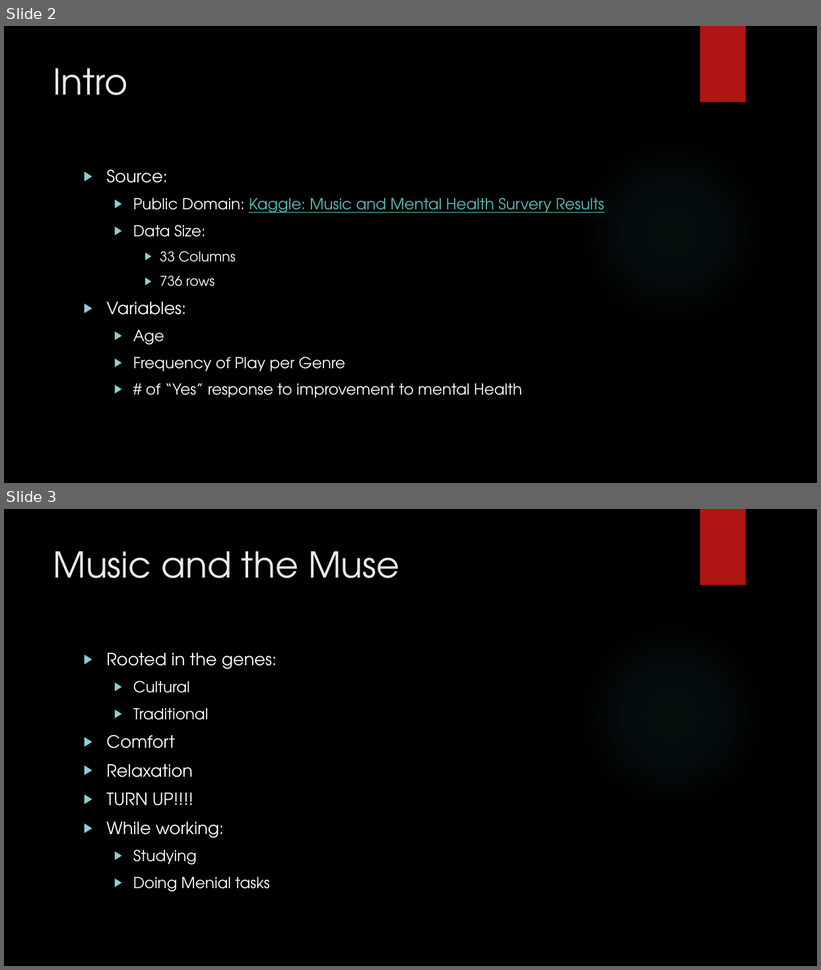
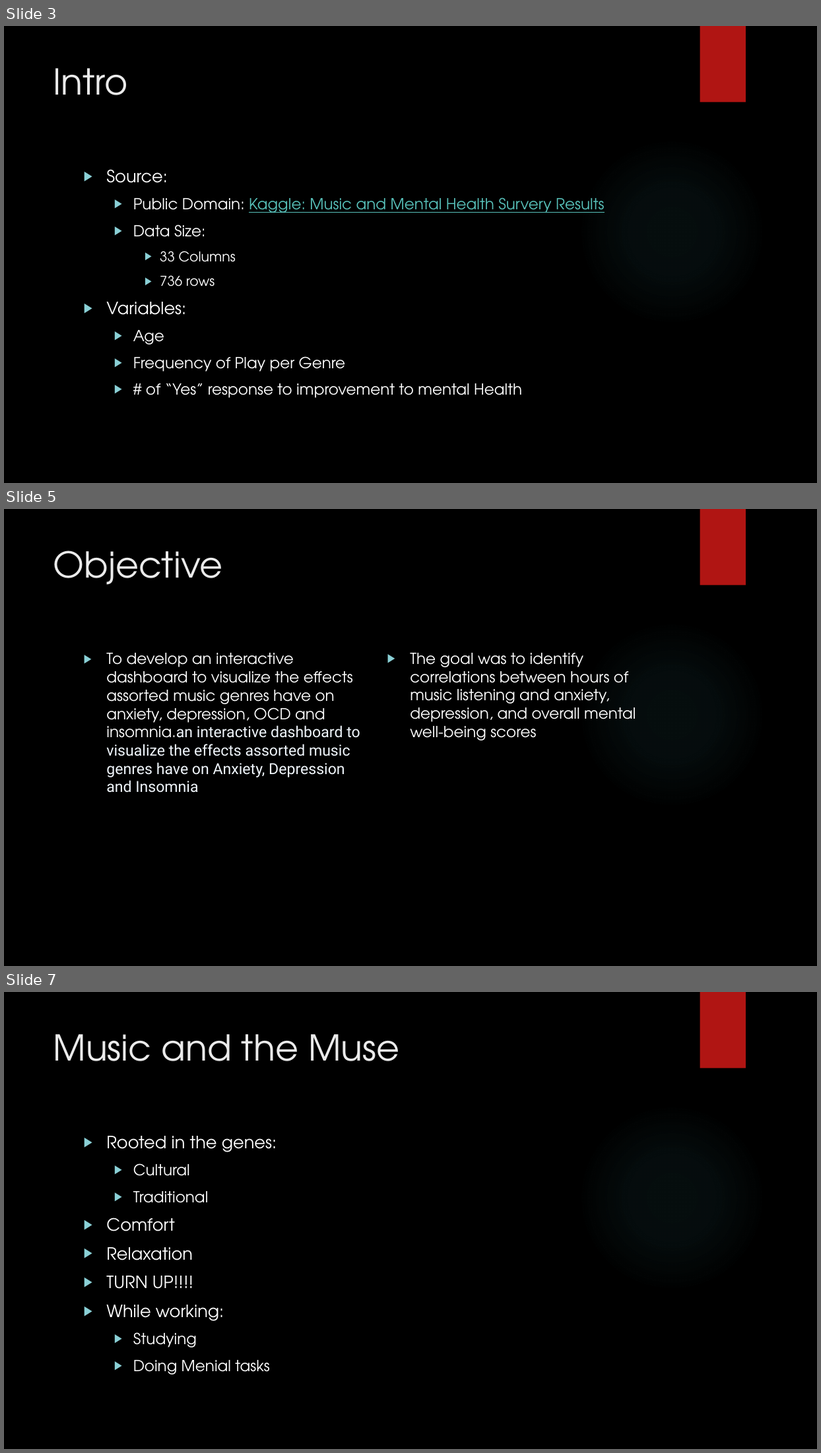
Before and after one commit to denisem77/PROJECT-3-, a slide deck: Presentation PowerPoint.pptx. Shown one above the other, each under a label of ours: slides 2 and 3 before the commit, slides 3, 5 and 7 after it; the slides between them are not shown. The pictures are 821x970 and 821x1453 pixels, drawn with LibreOffice and Linux fonts; fonts in the diff are those of the drawing; background and template pictures are left out. Boxes give left, top, right and bottom in pixels: in the first picture for what was removed or moved away, otherwise in the second. Text is boxed around its words. In the diff, an @@ line names an element or a change of style, - is before the commit and + after.

```diff
--- a/Presentation PowerPoint.pptx
+++ b/Presentation PowerPoint.pptx
@@ slide 5 added at [4,509,817,966], background picture (left out); not listed: 2 template elements that a slide beside it also shows @@
@@ title added at [54,551,223,585], 42 pt, text #EBEBEB @@
+Objective
@@ text added at [106,653,360,793], 18 pt, text #FFFFFF @@
+▶ To develop an interactive dashboard to visualize the effects assorted music genres have on anxiety, depression, OCD and insomnia.an interactive dashboard to visualize the effects assorted music genres have on Anxiety, Depression and Insomnia
@@ text added at [410,653,636,741], 18 pt, text #FFFFFF @@
+▶ The goal was to identify correlations between hours of music listening and anxiety, depression, and overall mental well-being scores
@@ what was slide 2 is now slide 3 @@
@@ what was slide 3 is now slide 7 @@
```
Also in this commit, not shown: 4 other slides added.
